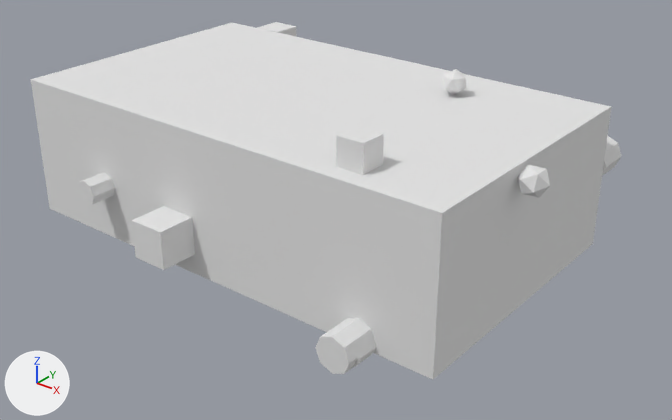
The glTF model public/Objects/object04_medium.glb: old version first, new version second.
The view is the same before and after, from a camera (50 mm lens) standing at (3.87, -4.55, 2.52) and looking at (0.22, 0.01, -0.31). Lighting does not change. The marker at lower left points along +X, +Y and +Z. The picture after the commit comes second. Vertices at exactly the same position are counted once.

Names of what the first picture shows: 'object04_medium'.
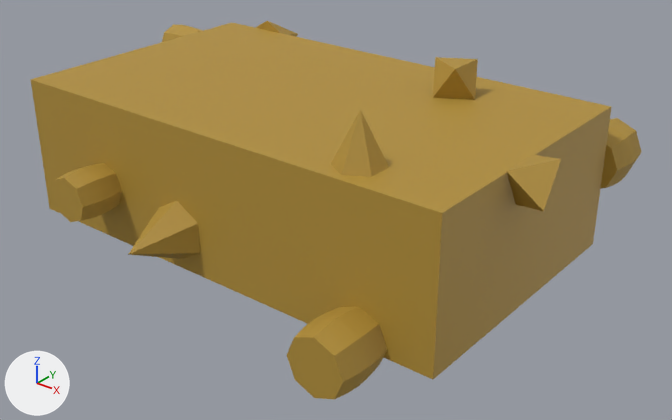
Edits to the bpy script that builds the scene:
```text
Change mat_mat_object04_medium:
    mat_mat_object04_medium.base_color: (0.78, 0.78, 0.78) -> (0.45, 0.28, 0.04)  # white #e5e5e5 -> yellow #b39038
    mat_mat_object04_medium.roughness: 1.0 -> 0.6
Change me_cube_048:
    used by ob_object04_medium; location = (0.0, 0.0, 0.0)
    verts and faces of me_cube_048; kept vertices keep their numbers, new ones are numbered from 152
    remove me_cube_048.from_pydata(...)  # 152 vertices, 252 faces; spans x -1.87..1.89, y -1.26..1.25, z -0.68..0.68
    add me_cube_048.from_pydata(...)  # 265 vertices, 478 faces; spans x -2.01..1.94, y -1.42..1.4, z -0.82..0.83
    me_cube_048 part 1: a new loose piece, a 6-sided cone pointing to +z spanning x 0.88..1.16, y -0.94..-0.62, z 0.5..0.83, in mat_mat_object04_medium (yellow #b39038)
    me_cube_048 part 2: a new loose piece, a 6-sided cone pointing to -y spanning x -0.45..-0.08, y -1.42..-1.0, z -0.43..-0.01, in mat_mat_object04_medium (yellow #b39038)
    me_cube_048 part 3: a new loose piece, a 6-sided cone pointing to +y spanning x -1.46..-1.13, y 1.0..1.38, z 0.2..0.58, in mat_mat_object04_medium (yellow #b39038)
    me_cube_048 part 4: the loose piece of 16 vertices spanning x 1.07..1.32, y -1.24..-1.0, z -0.55..-0.31 is rebuilt with 42 vertices and now spans x 1.06..1.41, y -1.31..-1.0, z -0.62..-0.27
    me_cube_048 part 5: a new loose piece of 42 vertices spanning x -2.01..-1.7, y 0.44..0.79, z 0.18..0.53, in mat_mat_object04_medium (yellow #b39038)
    me_cube_048 part 6: a new loose piece of 42 vertices spanning x -1.15..-0.79, y -1.32..-1.0, z -0.28..0.08, in mat_mat_object04_medium (yellow #b39038)
    me_cube_048 part 7: a new loose piece of 42 vertices spanning x 1.37..1.82, y 1.0..1.4, z -0.15..0.31, in mat_mat_object04_medium (yellow #b39038)
    me_cube_048 part 8: a new loose piece of 42 vertices spanning x 0.97..1.42, y -1.39..-1.0, z -0.65..-0.21, in mat_mat_object04_medium (yellow #b39038)
    me_cube_048 part 9: 11 loose pieces with 128 vertices, spanning x -1.87..1.89, y -1.26..1.25, z -0.68..0.68, are deleted
    me_cube_048 part 10
    add verts[152] = (1.7, -0.22, 0.26)  # pixel (515, 204)
    add verts[153] = (1.7, -0.07, 0.51)  # pixel (532, 154)
    add verts[154] = (1.7, -0.37, 0.51)  # pixel (506, 170)
    add verts[155] = (1.94, -0.07, 0.34)  # pixel (568, 193)
    add verts[156] = (1.94, -0.22, 0.6)  # pixel (561, 158)
    add verts[157] = (1.94, -0.37, 0.34)  # pixel (543, 211)
    add faces += [(152, 154, 153), (155, 156, 157), (152, 153, 155), (153, 156, 155), (153, 154, 156), (154, 157, 156)]
    add faces += [(152, 157, 154), (152, 155, 157)]
    me_cube_048 part 11
    add verts[158] = (0.94, 0.57, 0.5)  # pixel (475, 99)
    add verts[159] = (0.7, 0.71, 0.5)
    add verts[160] = (0.7, 0.43, 0.5)  # pixel (432, 97)
    add verts[161] = (0.86, 0.71, 0.73)  # pixel (477, 59)
    add verts[162] = (0.62, 0.57, 0.73)  # pixel (435, 57)
    add verts[163] = (0.86, 0.43, 0.73)  # pixel (455, 68)
    add faces += [(158, 160, 159), (161, 162, 163), (158, 159, 161), (159, 162, 161), (159, 160, 162), (160, 163, 162)]
    add faces += [(158, 163, 160), (158, 161, 163)]
    other edits to the shape of me_cube_048 do not show in these pictures
```

Changed parts and their boxes (x1, y1, x2, y2) in the pictures (672 x 420 px):
'object04_medium', recoloured, surface changed, reshaped (darker): before (31, 22, 621, 379); after (31, 21, 641, 399)
part 1 of me_cube_048, added: after (331, 110, 389, 177)
part 2 of me_cube_048, added: after (128, 201, 200, 259)
part 3 of me_cube_048, added: after (255, 21, 298, 37)
part 4 of me_cube_048, rebuilt (mostly hidden afterwards): before (315, 318, 376, 374); after (363, 350, 387, 381)
part 5 of me_cube_048, added: after (162, 25, 203, 42)
part 6 of me_cube_048, added: after (53, 163, 122, 222)
part 7 of me_cube_048, added: after (600, 118, 641, 189)
part 8 of me_cube_048, added: after (287, 307, 387, 399)
part 9 of me_cube_048, deleted: before (77, 22, 621, 367)
part 10 of me_cube_048, added: after (506, 155, 568, 211)
part 11 of me_cube_048, added: after (433, 57, 478, 100)
